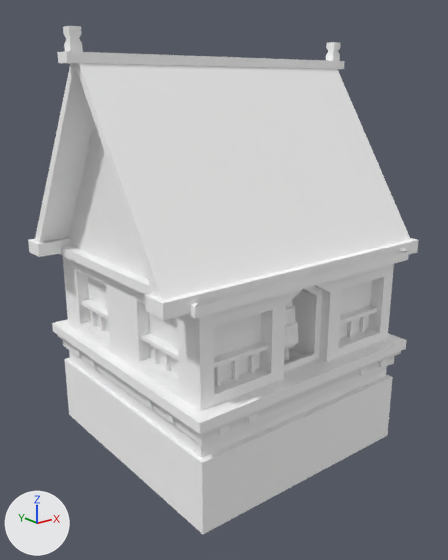
An edit to the glTF model assets/synty/simple_fantasy/models/SF_Bld_Elven_House_01.glb, drawn before and after from the same camera.
The view is the same before and after, from a 50 mm lens placed at (-0.215, -0.269, 0.233), pointed at (-0.003, -0.004, 0.127). Arrows for +X, +Y and +Z are at lower left; the lights stay in place.

Names of what the first picture shows: 'SF_Bld_Elven_House_01'.
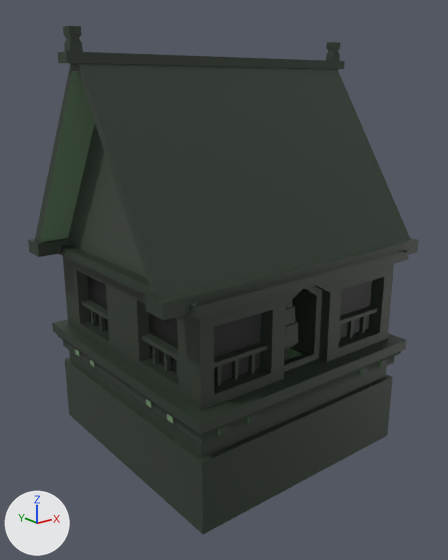
Patch to the scene script:
```diff
--- a/assets/synty/simple_fantasy/models/SF_Bld_Elven_House_01.glb.py
+++ b/assets/synty/simple_fantasy/models/SF_Bld_Elven_House_01.glb.py
@@ img_undead_footman_01 @@
+img_undead_footman_01 = load_image('Undead_Footman_01', '_unpacked/Undead_Footman_01', 512, 512, 'sRGB')
@@ mat_lambert1 @@
 n0 = _N.new('ShaderNodeBsdfPrincipled'); n0.name = 'Principled BSDF'
 n1 = _N.new('ShaderNodeOutputMaterial'); n1.name = 'Material Output'
+n3 = _N.new('ShaderNodeMix'); n3.name = 'Mix'
+n3.data_type = 'RGBA'
+n3.blend_type = 'MULTIPLY'
+n3.inputs[0].default_value = 1.0  # 'Factor'
 n2 = _N.new('ShaderNodeVertexColor'); n2.name = 'Color Attribute'
+n4 = _N.new('ShaderNodeTexImage'); n4.name = 'Image Texture'
+n4.image = img_undead_footman_01
 _L.new(n0.outputs[0], n1.inputs[0])  # 'BSDF' to 'Surface'
-_L.new(n2.outputs[0], n0.inputs[0])  # 'Color' to 'Base Color'
+_L.new(n3.outputs[2], n0.inputs[0])  # 'Result' to 'Base Color'
+_L.new(n2.outputs[0], n3.inputs[7])  # 'Color' to 'B'
+_L.new(n4.outputs[0], n3.inputs[6])  # 'Color' to 'A'
```

Boxes (x1, y1, x2, y2) around the edits, measured in the pictures (448 x 560 px):
'SF_Bld_Elven_House_01', surface changed (white to black)
    both: (28, 26, 419, 534)
